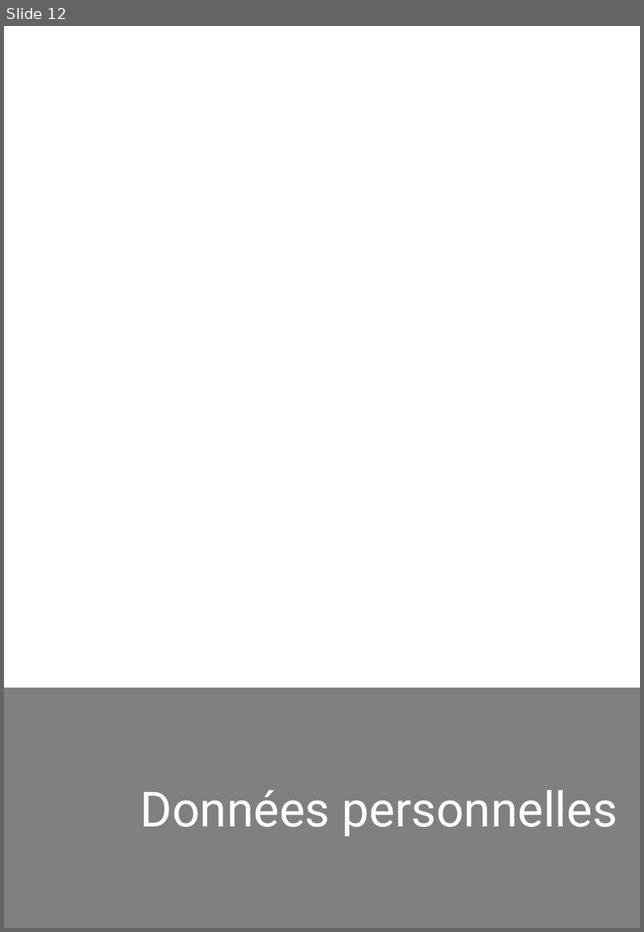
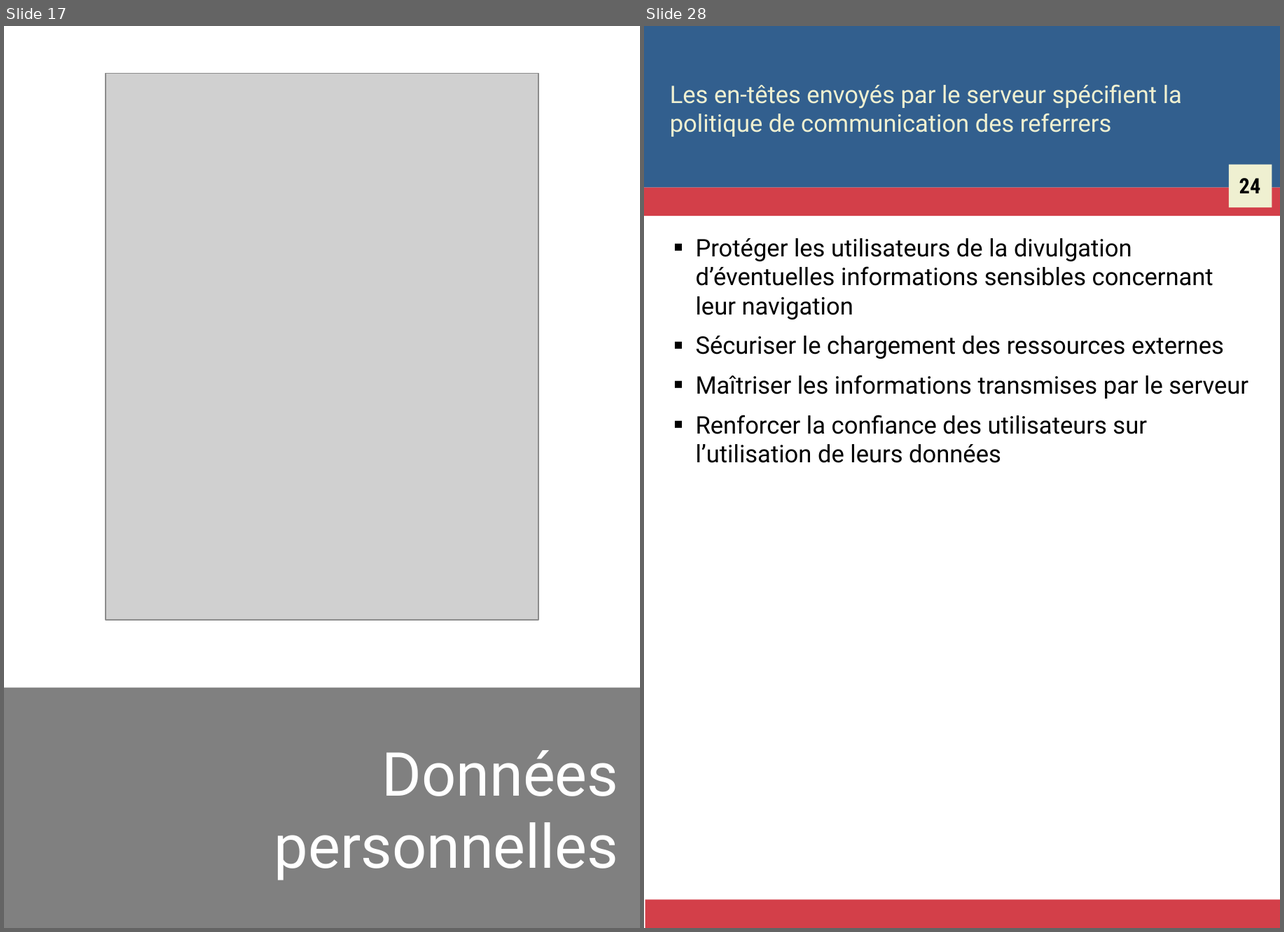
Before and after one commit to Zigazou/bonnes-pratiques-illustrees, a slide deck: bonnes-pratiques.odp. Shown side by side, each under a label of ours: slide 12 before the commit, slides 17 and 28 after it; the slides between them are not shown. The pictures are 644x932 and 1284x932 pixels, drawn with LibreOffice and Linux fonts; fonts in the diff are those of the drawing; grey boxes stand for pictures. Boxes give left, top, right and bottom in pixels: in the first picture for what was removed or moved away, otherwise in the second. Text is boxed around its words. In the diff, an @@ line names an element or a change of style, - is before the commit and + after.

```diff
--- a/bonnes-pratiques.odp
+++ b/bonnes-pratiques.odp
@@ slide 28 added at (644, 26, 1280, 928), background #FFFFFF @@
@@ rectangle added at (644, 26, 1280, 188), fill #325F8E @@
@@ title added at (670, 84, 1182, 137), 16 pt, text #EFF0D1 @@
+Les en-têtes envoyés par le serveur spécifient la politique de communication des referrers
@@ rectangle added at (1228, 165, 1271, 207), fill #EFF0D1 @@
@@ rectangle added at (644, 188, 1280, 216), fill #D33F49 @@
@@ text added at (1239, 178, 1261, 193), 14 pt, text #000000, bold @@
+24
@@ text added at (696, 238, 1248, 463), 16 pt, text #000000 @@
+■ Protéger les utilisateurs de la divulgation d’éventuelles informations sensibles concernant leur navigation
+■ Sécuriser le chargement des ressources externes
+■ Maîtriser les informations transmises par le serveur
+■ Renforcer la confiance des utilisateurs sur l’utilisation de leurs données
@@ rectangle added at (645, 900, 1280, 928), fill #D33F49 @@
@@ what was slide 12 is now slide 17 @@
@@ slide 17 changed as well @@
@@ picture added at (106, 73, 538, 619) @@
@@ title "Données personnelles" at (274, 750, 619, 880): size 32 to 40 pt @@
```
Also in this commit, not shown: 24 other slides changed, 35 other slides added, 7 other files.
